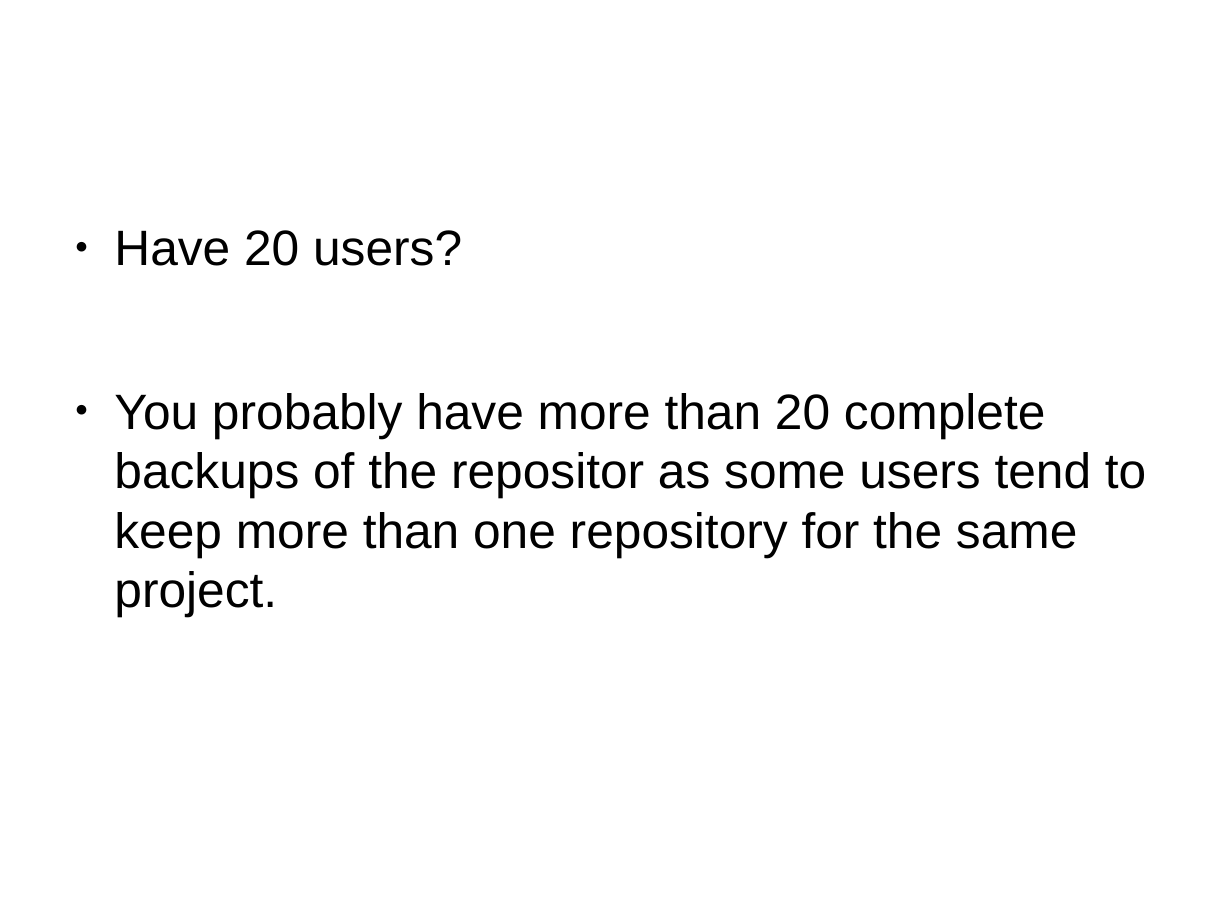
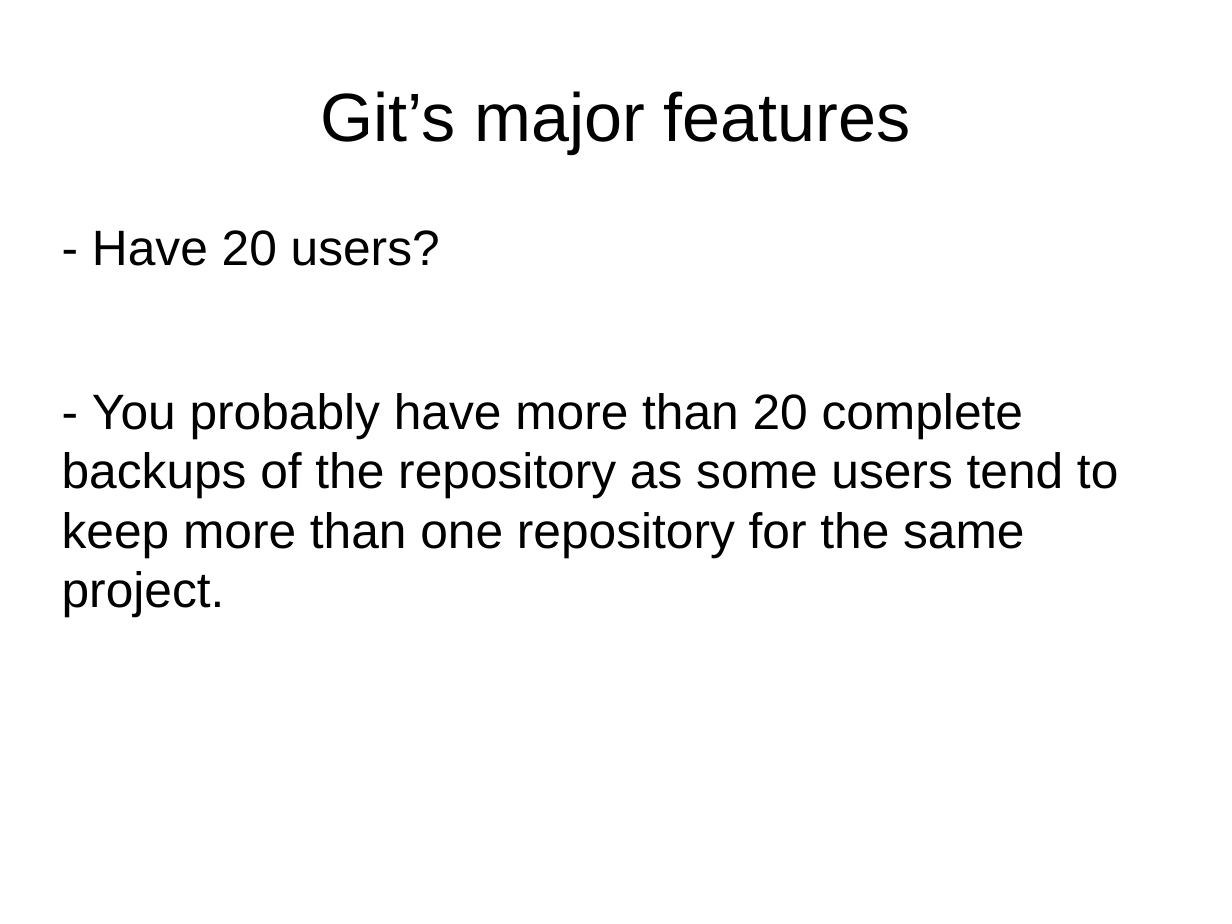
Before and after one commit to rosiv-git-trainings/docs, a slide deck: slide 6 of prezentacja.odp (slide 4 before the commit). Drawn at 1232x924 pixels with LibreOffice and Linux fonts; fonts in the diff are those of the drawing; background and template pictures are left out. Boxes give left, top, right and bottom in pixels: in the first picture for what was removed or moved away, otherwise in the second. Text is boxed around its words. In the diff, an @@ line names an element or a change of style, - is before the commit and + after.

```diff
--- a/prezentacja.odp
+++ b/prezentacja.odp
@@ title added at (x1=320, y1=91, x2=911, y2=153), 44 pt, text #000000 @@
+Git’s major features
@@ text at (x1=62, y1=230, x2=1118, y2=617): text changed @@
-● Have 20 users?
-● You probably have more than 20 complete backups of the repositor as some users tend to keep more than one repository for the same project.
+- Have 20 users?
+- You probably have more than 20 complete backups of the repository as some users tend to keep more than one repository for the same project.
```
Also in this commit, not shown: 7 other slides changed, 8 slides added, 2 slides removed.
